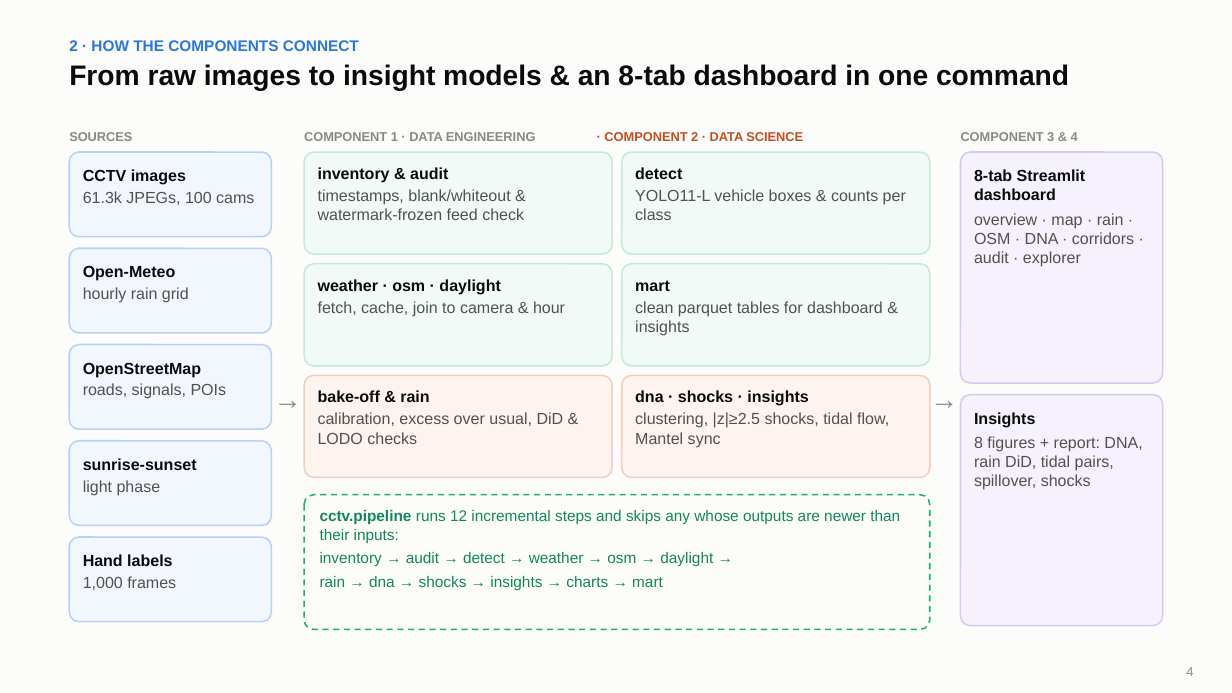
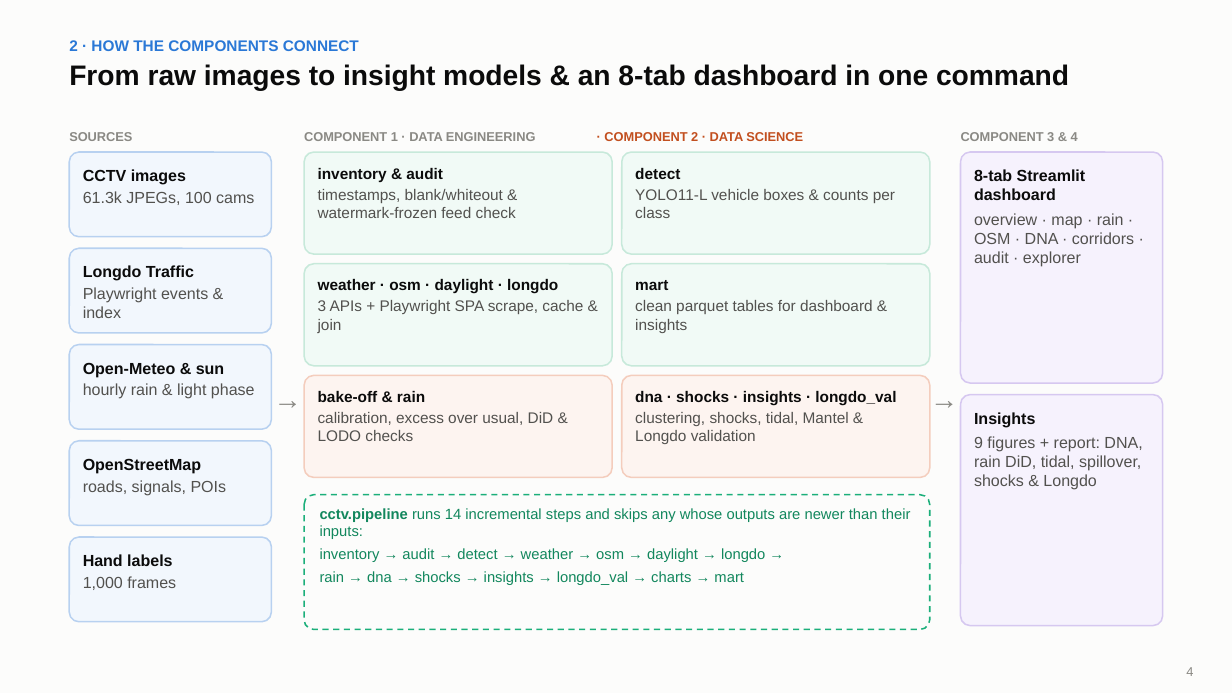
Before and after one commit to PEN1TENT/DSDE-final-project, a slide deck: slide 4 of reports/slides/slides.pptx. Drawn at 1232x693 pixels with LibreOffice and Linux fonts; fonts in the diff are those of the drawing. Boxes give left, top, right and bottom in pixels: in the first picture for what was removed or moved away, otherwise in the second. Text is boxed around its words. In the diff, an @@ line names an element or a change of style, - is before the commit and + after.

Commit message:
Add Playwright Longdo Traffic scraper, cross-validation insights, and 23-slide deck

```diff
--- a/reports/slides/slides.pptx
+++ b/reports/slides/slides.pptx
@@ text at (x1=83, y1=265, x2=208, y2=318): text changed @@
-Open-Meteo
-hourly rain grid
+Longdo Traffic
+Playwright events & index
@@ text at (x1=318, y1=279, x2=583, y2=333): text changed; size 12.5 to 12 pt @@
-weather · osm · daylight
-fetch, cache, join to camera & hour
+weather · osm · daylight · longdo
+3 APIs + Playwright SPA scrape, cache & join
@@ text added at (x1=83, y1=363, x2=255, y2=399), 12.5 pt, text #52514E @@
+Open-Meteo & sun
+hourly rain & light phase
@@ size 12.5 to 12 pt in 4 elements at (x1=318, y1=168, x2=516, y2=218), (x1=635, y1=168, x2=895, y2=218), (x1=635, y1=280, x2=873, y2=333), (x1=318, y1=391, x2=554, y2=441) @@
@@ text at (x1=635, y1=391, x2=896, y2=444): text changed; size 12.5 to 12 pt @@
-dna · shocks · insights
-clustering, |z|≥2.5 shocks, tidal flow, Mantel sync
+dna · shocks · insights · longdo_val
+clustering, shocks, tidal, Mantel & Longdo validation
@@ text at (x1=974, y1=436, x2=1142, y2=490): text changed @@
-8 figures + report: DNA, rain DiD, tidal pairs, spillover, shocks
+9 figures + report: DNA, rain DiD, tidal, spillover, shocks & Longdo
@@ text "OpenStreetMap" moved from (x1=83, y1=362, x2=227, y2=399) to (x1=83, y1=458, x2=227, y2=496) @@
@@ text removed at (x1=83, y1=458, x2=197, y2=496) @@
-sunrise-sunset
-light phase
@@ text at (x1=320, y1=508, x2=911, y2=585): text changed; size 12 to 11.5 pt @@
-cctv.pipeline runs 12 incremental steps and skips any whose outputs are newer than their inputs:
-inventory → audit → detect → weather → osm → daylight →
-rain → dna → shocks → insights → charts → mart
+cctv.pipeline runs 14 incremental steps and skips any whose outputs are newer than their inputs:
+inventory → audit → detect → weather → osm → daylight → longdo →
+rain → dna → shocks → insights → longdo_val → charts → mart
```
Also in this commit, not shown: 5 other slides changed, 1 slide added, 16 other files.
